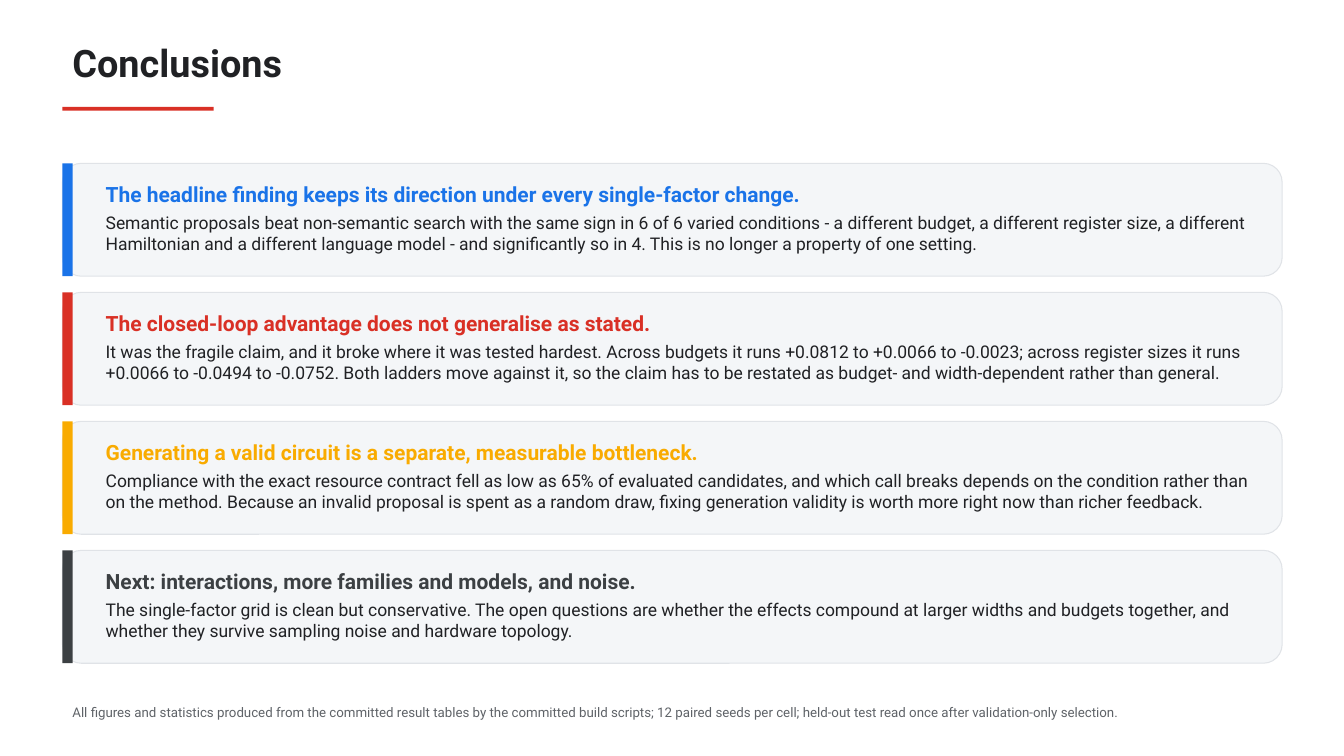
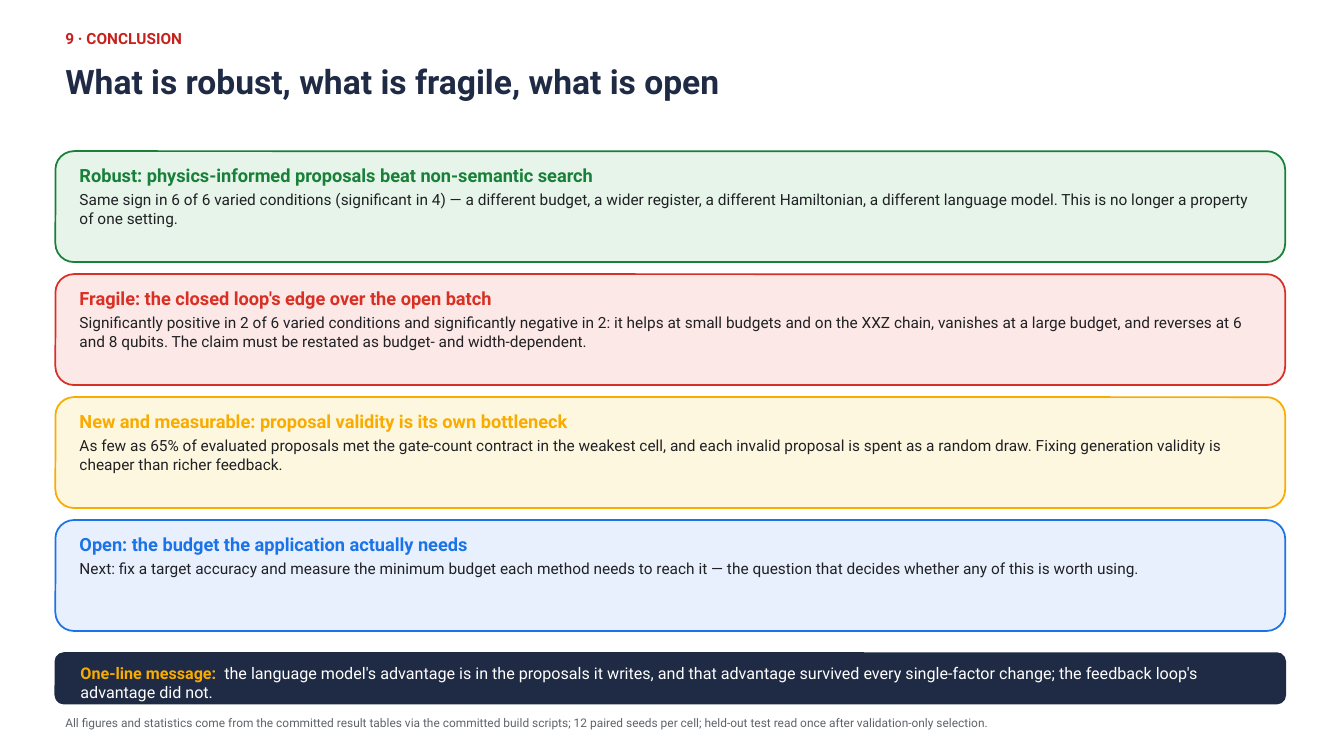
Before and after one commit to dorakingx/llm-vqc, a slide deck: slide 10 of outputs/qae_robustness/deck/20260904_GSoC.pptx. Drawn at 1344x756 pixels with LibreOffice and Linux fonts; fonts in the diff are those of the drawing. Boxes give left, top, right and bottom in pixels: in the first picture for what was removed or moved away, otherwise in the second. Text is boxed around its words. In the diff, an @@ line names an element or a change of style, - is before the commit and + after.

```diff
--- a/outputs/qae_robustness/deck/20260904_GSoC.pptx
+++ b/outputs/qae_robustness/deck/20260904_GSoC.pptx
@@ text at box(65, 33, 182, 44): text changed; size 27 to 11 pt; text colour #202124 to #C5221F @@
-Conclusions
+9 · CONCLUSION
@@ text added at box(65, 68, 719, 101), 24 pt, text #1F2A44, bold @@
+What is robust, what is fragile, what is open
@@ rectangle removed at box(63, 107, 214, 111) @@
@@ rounded rectangle: place and size @@
-rounded rectangle at box(63, 163, 1282, 276)
+rounded rectangle at box(55, 151, 1286, 262)
@@ rounded rectangle at box(55, 151, 1286, 262): fill #F4F6F8 to #E6F4EA; outline #E0E3E7 0.75 pt to #188038 1.25 pt @@
@@ rectangle removed at box(63, 163, 73, 276) @@
@@ text at box(79, 168, 1247, 227): text changed; size 12.5 to 11 pt @@
-The headline finding keeps its direction under every single-factor change.
-Semantic proposals beat non-semantic search with the same sign in 6 of 6 varied conditions - a different budget, a different register size, a different Hamiltonian and a different language model - and significantly so in 4. This is no longer a property of one setting.
+Robust: physics-informed proposals beat non-semantic search
+Same sign in 6 of 6 varied conditions (significant in 4) — a different budget, a wider register, a different Hamiltonian, a different language model. This is no longer a property of one setting.
@@ rounded rectangle: place and size @@
-rounded rectangle at box(63, 292, 1282, 405)
+rounded rectangle at box(55, 274, 1286, 385)
@@ rounded rectangle at box(55, 274, 1286, 385): fill #F4F6F8 to #FCE8E6; outline #E0E3E7 0.75 pt to #D93025 1.25 pt @@
@@ rectangle removed at box(63, 292, 73, 405) @@
@@ text added at box(79, 291, 1242, 350), 11 pt, text #202124 @@
+Fragile: the closed loop's edge over the open batch
+Significantly positive in 2 of 6 varied conditions and significantly negative in 2: it helps at small budgets and on the XXZ chain, vanishes at a large budget, and reverses at 6 and 8 qubits. The claim must be restated as budget- and width-dependent.
@@ text removed at box(106, 315, 1240, 383) @@
-The closed-loop advantage does not generalise as stated.
-It was the fragile claim, and it broke where it was tested hardest. Across budgets it runs +0.0812 to +0.0066 to -0.0023; across register sizes it runs +0.0066 to -0.0494 to -0.0752. Both ladders move against it, so the claim has to be restated as budget- and width-dependent rather than general.
@@ rounded rectangle added at box(55, 397, 1286, 508), fill #FEF7E0, outline #F9AB00 1.25 pt @@
@@ text at box(79, 414, 1221, 473): text changed; size 12.5 to 11 pt @@
-Generating a valid circuit is a separate, measurable bottleneck.
-Compliance with the exact resource contract fell as low as 65% of evaluated candidates, and which call breaks depends on the condition rather than on the method. Because an invalid proposal is spent as a random draw, fixing generation validity is worth more right now than richer feedback.
+New and measurable: proposal validity is its own bottleneck
+As few as 65% of evaluated proposals met the gate-count contract in the weakest cell, and each invalid proposal is spent as a random draw. Fixing generation validity is cheaper than richer feedback.
@@ rectangle removed at box(63, 421, 73, 534) @@
@@ rounded rectangle: place and size @@
-rounded rectangle at box(63, 421, 1282, 534)
+rounded rectangle at box(55, 520, 1286, 631)
@@ rounded rectangle at box(55, 520, 1286, 631): fill #F4F6F8 to #E8F0FE; outline #E0E3E7 0.75 pt to #1A73E8 1.25 pt @@
@@ text added at box(79, 537, 1138, 578), 11 pt, text #202124 @@
+Open: the budget the application actually needs
+Next: fix a target accuracy and measure the minimum budget each method needs to reach it — the question that decides whether any of this is worth using.
@@ rectangle removed at box(63, 551, 73, 663) @@
@@ text removed at box(106, 573, 1229, 641) @@
-Next: interactions, more families and models, and noise.
-The single-factor grid is clean but conservative. The open questions are whether the effects compound at larger widths and budgets together, and whether they survive sampling noise and hardware topology.
@@ rounded rectangle: place and size @@
-rounded rectangle at box(63, 551, 1282, 663)
+rounded rectangle at box(55, 653, 1286, 704)
@@ rounded rectangle at box(55, 653, 1286, 704): fill #F4F6F8 to #1F2A44; outline #E0E3E7 0.75 pt to #1F2A44 1.25 pt @@
@@ text added at box(80, 666, 1198, 702), 11.5 pt, text #FFFFFF @@
+One-line message: the language model's advantage is in the proposals it writes, and that advantage survived every single-factor change; the feedback loop's advantage did not.
@@ text at box(65, 718, 987, 730): text changed; size 9.5 to 8.5 pt @@
-All figures and statistics produced from the committed result tables by the committed build scripts; 12 paired seeds per cell; held-out test read once after validation-only selection.
+All figures and statistics come from the committed result tables via the committed build scripts; 12 paired seeds per cell; held-out test read once after validation-only selection.
```
Also in this commit, not shown: 2 other slides changed, 7 slides added, 7 slides removed, 20 other files.
